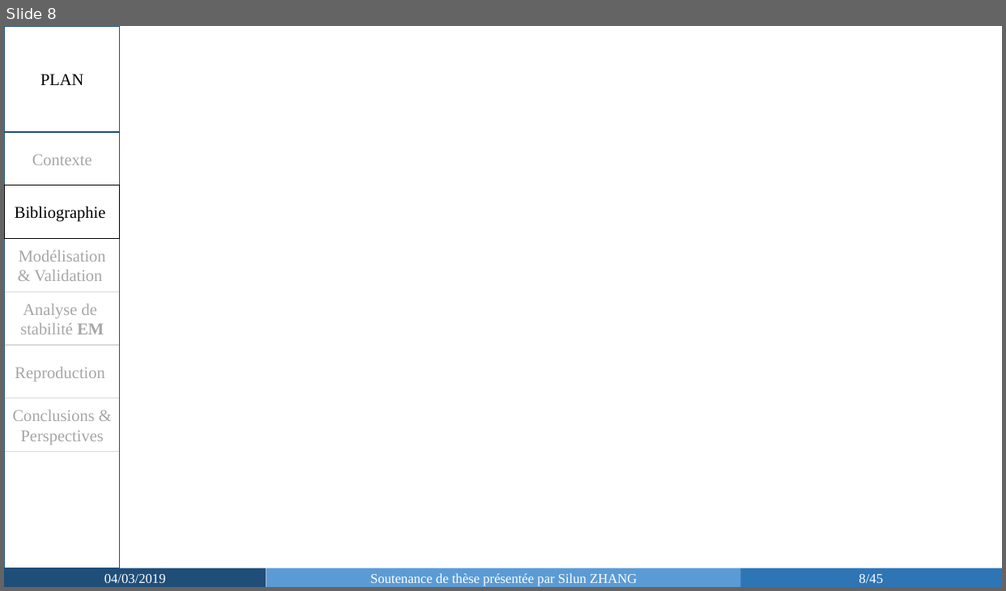
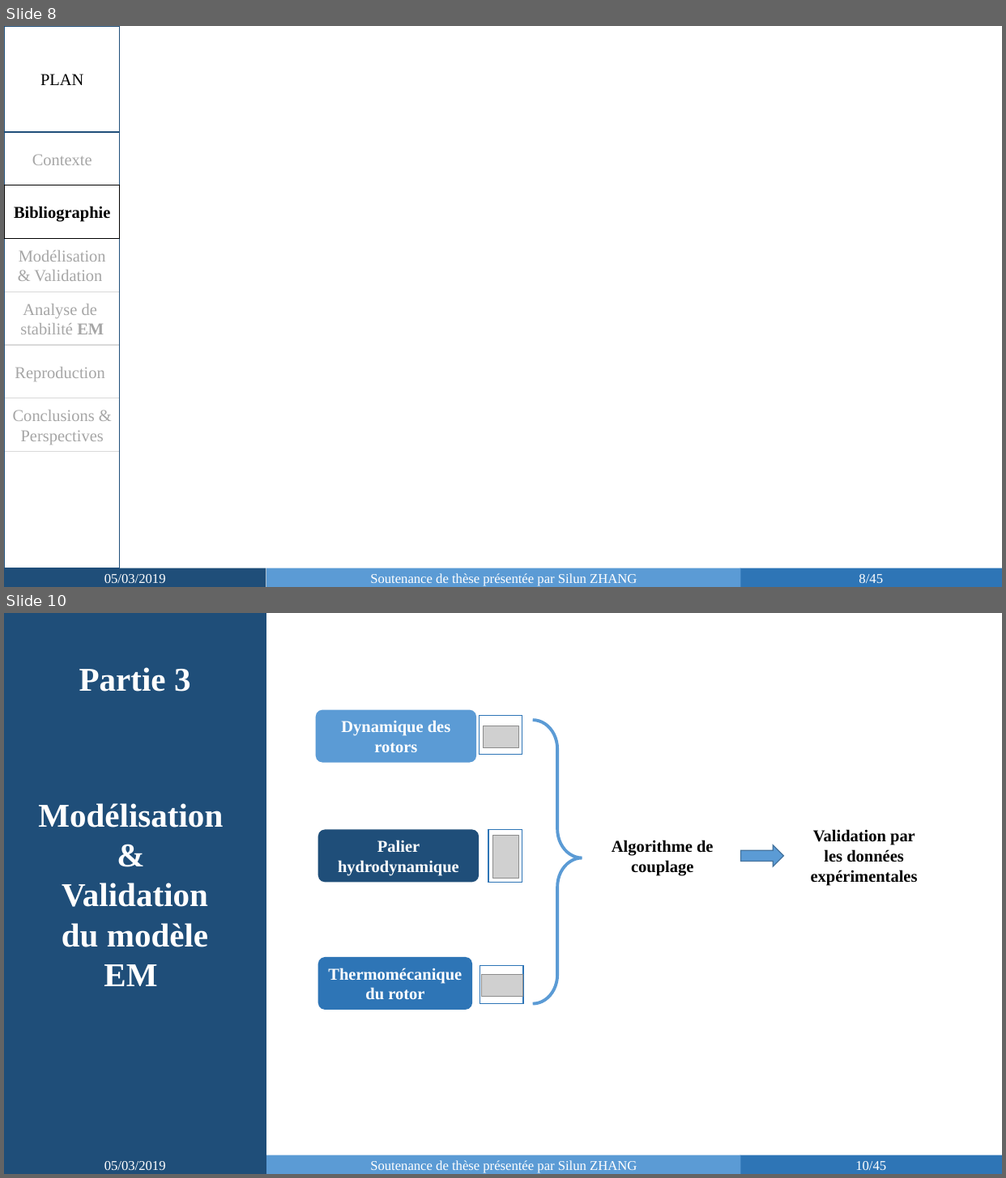
Before and after one commit to SilunZ/SoutenanceThese, a slide deck: Soutenance_Silun ZHANG-slides.pptx. Shown one above the other, each under a label of ours: slide 8 before the commit, slides 8 and 10 after it; the slides between them are not shown. The pictures are 1006x591 and 1006x1178 pixels, drawn with LibreOffice and Linux fonts; fonts in the diff are those of the drawing; grey boxes stand for pictures. Boxes give left, top, right and bottom in pixels: in the first picture for what was removed or moved away, otherwise in the second. Text is boxed around its words. In the diff, an @@ line names an element or a change of style, - is before the commit and + after.

```diff
--- a/Soutenance_Silun ZHANG-slides.pptx
+++ b/Soutenance_Silun ZHANG-slides.pptx
@@ slide 10 added at (x1=4, y1=613, x2=1002, y2=1174), background #FFFFFF @@
@@ rectangle added at (x1=4, y1=613, x2=266, y2=1174), fill #1F4E79, outline #1F4E79 1 pt @@
@@ text added at (x1=79, y1=667, x2=191, y2=692), 32 pt, text #FFFFFF, bold @@
+Partie 3
@@ rounded rectangle added at (x1=315, y1=709, x2=476, y2=762), fill #5B9BD5, 16 pt, text #FFFFFF, bold @@
+Dynamique des rotors
@@ rectangle added at (x1=479, y1=716, x2=522, y2=755), fill #FFFFFF, outline #2E75B6 1 pt @@
@@ picture added at (x1=484, y1=726, x2=519, y2=747) @@
@@ right brace added at (x1=533, y1=720, x2=582, y2=1003), outline #5B9BD5 3 pt @@
@@ text added at (x1=38, y1=803, x2=223, y2=986), 32 pt, text #FFFFFF, bold @@
+Modélisation
+&
+Validation
+du modèle
+EM
@@ rounded rectangle added at (x1=318, y1=829, x2=479, y2=882), fill #1F4E79, 16 pt, text #FFFFFF, bold @@
+Palier hydrodynamique
@@ rectangle added at (x1=488, y1=829, x2=522, y2=882), fill #FFFFFF, outline #2E75B6 1 pt @@
@@ text added at (x1=811, y1=829, x2=918, y2=886), 16 pt, text #000000, bold @@
+Validation par les données expérimentales
@@ picture added at (x1=493, y1=835, x2=519, y2=878) @@
@@ text added at (x1=612, y1=840, x2=713, y2=876), 16 pt, text #000000, bold @@
+Algorithme de couplage
@@ right arrow added at (x1=740, y1=845, x2=783, y2=866), fill #5B9BD5, outline #43739E 1 pt @@
@@ rounded rectangle added at (x1=318, y1=957, x2=473, y2=1010), fill #2E75B6, 16 pt, text #FFFFFF, bold @@
+Thermomécanique du rotor
@@ rectangle added at (x1=480, y1=966, x2=523, y2=1004), fill #FFFFFF, outline #2E75B6 1 pt @@
@@ picture added at (x1=482, y1=974, x2=522, y2=996) @@
@@ text added at (x1=104, y1=1161, x2=166, y2=1170), 13 pt, text #FFFFFF @@
+05/03/2019
@@ rectangle added at (x1=266, y1=1156, x2=740, y2=1174), fill #5B9BD5, 13 pt, text #FFFFFF @@
+Soutenance de thèse présentée par Silun ZHANG
@@ page number added at (x1=740, y1=1156, x2=1002, y2=1174), fill #2E75B6, 13 pt, text #FFFFFF @@
+10/45
@@ slide 8 changed as well @@
@@ rectangle "Bibliographie" at (x1=5, y1=186, x2=120, y2=238): bold on @@
@@ text in rectangle at (x1=104, y1=574, x2=166, y2=583): text changed @@
-04/03/2019
+05/03/2019
```
Also in this commit, not shown: 19 other slides changed, 4 other slides added, 2 other files.
